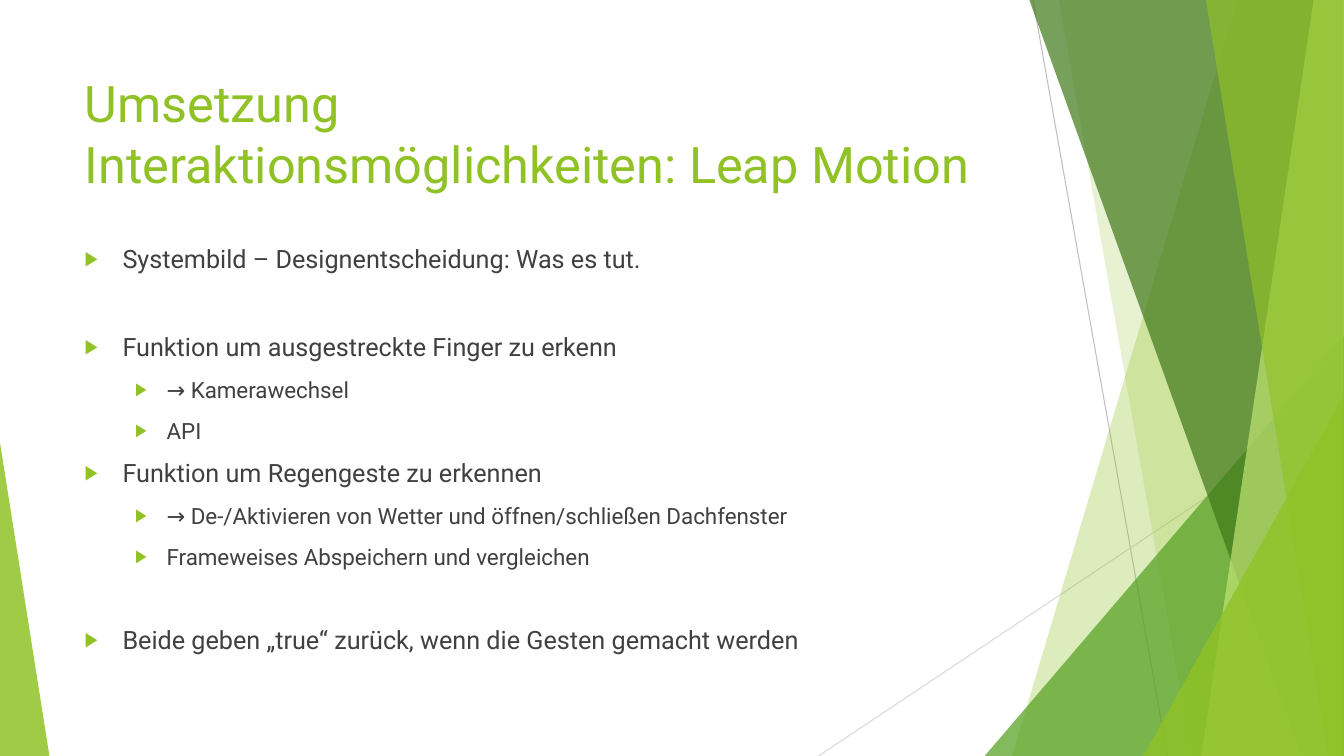
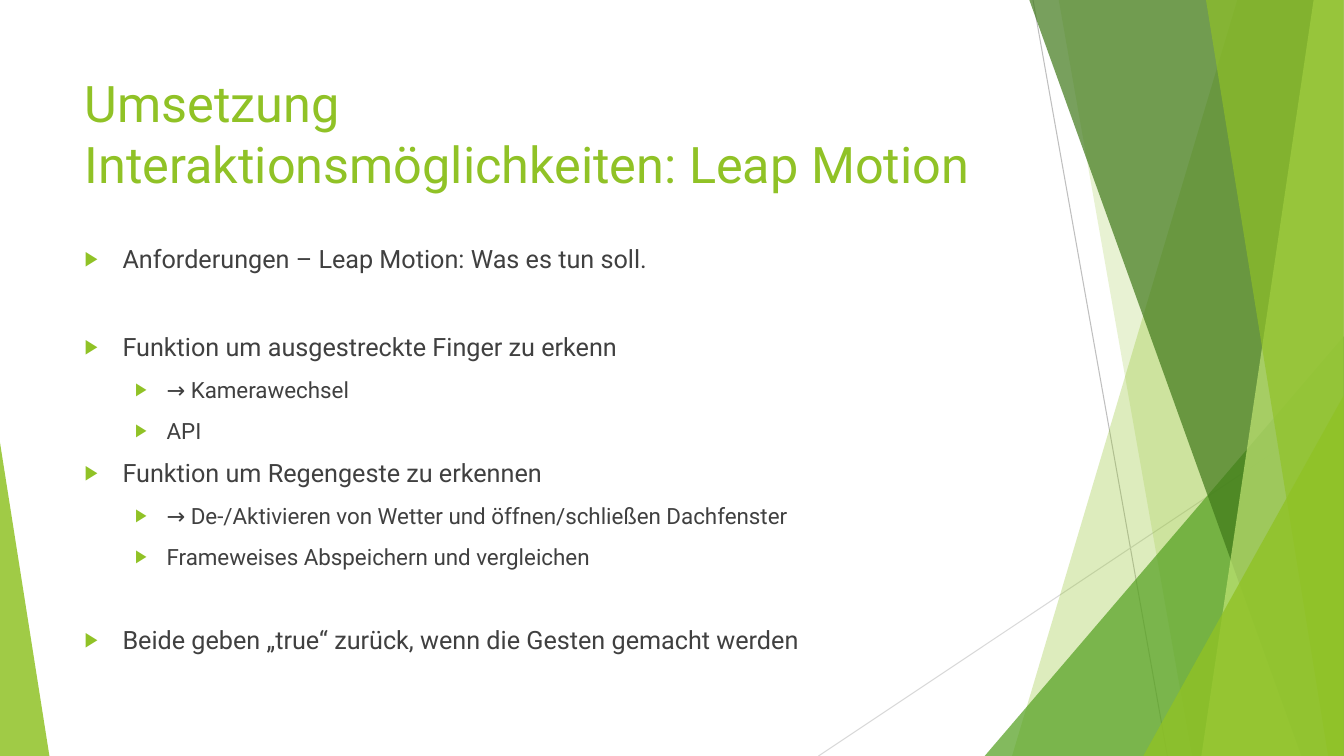
Before and after one commit to NotoriousRonin/EMM-Project, a slide deck: slide 11 of Praesi.pptx. Drawn at 1344x756 pixels with LibreOffice and Linux fonts; fonts in the diff are those of the drawing. Boxes give left, top, right and bottom in pixels: in the first picture for what was removed or moved away, otherwise in the second. Text is boxed around its words. In the diff, an @@ line names an element or a change of style, - is before the commit and + after.

```diff
--- a/Praesi.pptx
+++ b/Praesi.pptx
@@ text at (123,249,647,274): text changed @@
-▶ Systembild – Designentscheidung: Was es tut.
+▶ Anforderungen – Leap Motion: Was es tun soll.
```
Also in this commit, not shown: 3 other slides changed, 1 other file.
